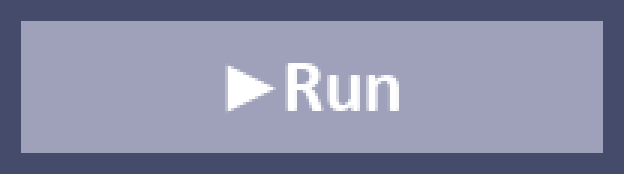
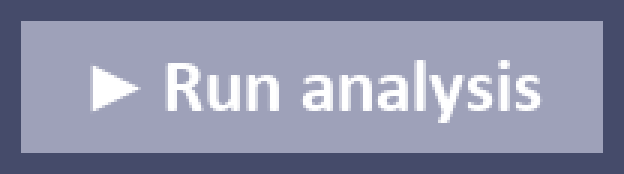
Layers edited between the first and the second w=624, h=174 image:
renamed "▶Run" to "▶ Run analysis", painted on it over [90, 60, 543, 123]
